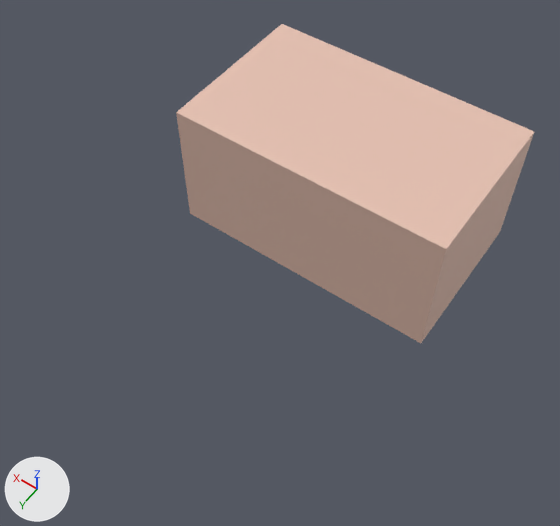
One commit to the FBX model Assets/Assets/Walls/Walls/Building_08_Windows.fbx: the scene before it, then after it.
Before and after are seen from a 50 mm lens placed at (-2.54, 12.03, 13.18), pointed at (2.98, 4.3, 1.03). The axes (+X, +Y, +Z) are drawn at lower left. The lights are the same throughout. Where no turn or scale is listed for an object, it has been applied to the vertices. Vertices at the same position are counted once.

Objects in the first picture: 'Building_08_Windows'.
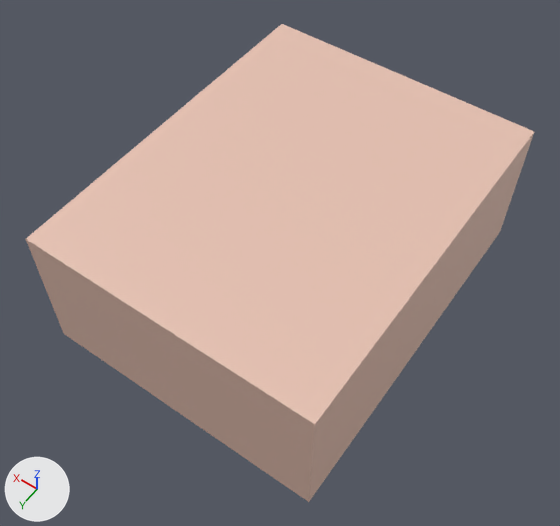
Where the change shows, as pixel boxes (x1, y1, x2, y2) in the pictures (560 x 526 px):
'Building_08_Windows', reshaped (42% wider, 50% taller): before (176, 24, 534, 343); after (26, 24, 534, 502)

What the commit changed:
me_scene_010 has 2484 vertices, 2197 faces and spans x 0.0..6.0, y -0.15..3.6, z -0.1..2.9.
me_scene_010 is used by ob_building_08_windows; location (0.0, 0.0, 0.0).
Before the commit, vertices of me_scene_010: 2464 (3.99, 3.6, 2.9) at pixel (257, 153), 2465 (3.99, 3.6, -0.1) at pixel (260, 253), 2466 (6.0, 3.6, -0.1) at pixel (190, 213), 2467 (6.0, 3.6, 2.9) at pixel (176, 112), 2468 (2.05, 3.6, 2.9) at pixel (344, 197).
Before the commit, vertices of me_scene_010: 2469 (2.05, 3.6, -0.1) at pixel (335, 295), 2470 (0.0, 3.6, -0.1) at pixel (421, 343), 2471 (0.0, 3.6, 2.9) at pixel (446, 249).
Part 1, on me_scene_010:
Vertices 2464 to 2471 of me_scene_010 move by (0.0, 4.0, 0.0).
